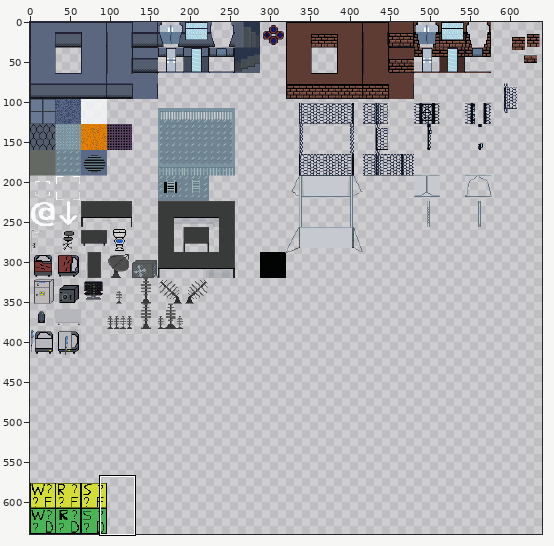
Sprite sheet: NamelessRogue/Content/Sprites/tileset2.png. The picture above shows the old version from afar; the outline marks the close-up.
Close-up. Before:
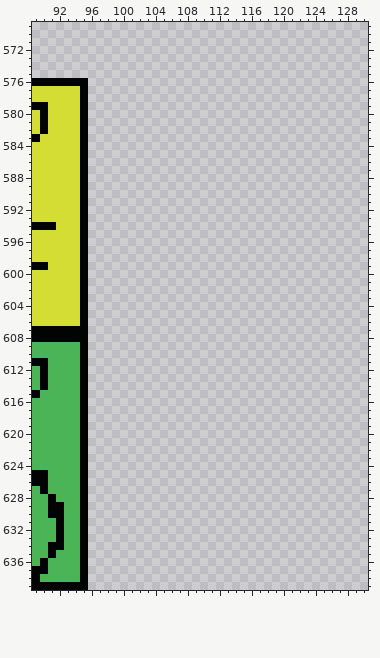
The file is 640x640 pixels. Pixels under 10% opacity are left out. Colours within 5 levels of each other are drawn and written as one. Shown: x 89..130, y 569..639.
New version:
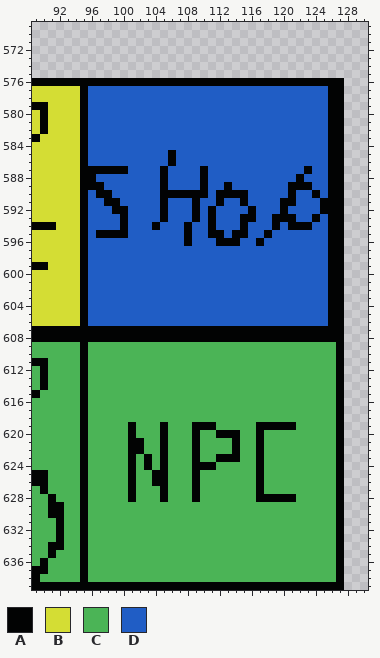
Palette (. is transparent): A #020303  B #d4dd34  C #4bb456  D #205dc5
Difference:
Colour A is added in row 576 at x 96 to 127; in rows 577 to 584 at x 126 to 127; in rows 585 to 586 at x 106 and 126 to 127; in row 587 at x 96 to 100, 105, 110, 123 and 126 to 127; in row 588 at x 96, 105, 110, 122 and 126 to 127; in row 589 at x 96 to 97, 105, 110, 113, 121 to 123 and 126 to 127.
Colour A is added in row 590 at x 97 to 98, 105 to 110, 112 to 115, 121, 124 and 126 to 127; in row 591 at x 98 to 99, 105, 109, 112, 115, 120 to 121 and 125 to 127; in row 592 at x 99 to 100, 105, 109, 111, 116, 120 and 125 to 127; in row 593 at x 100, 105, 109, 111, 115 to 116, 119 to 121, 124 and 126 to 127; in row 594 at x 100, 104, 108, 111, 115, 119, 121 to 123 and 126 to 127; in row 595 at x 97 to 100, 108, 111 to 112, 114 to 115, 118 and 126 to 127.
Colour A is added in row 596 at x 108, 112 to 114, 117 and 126 to 127; in rows 597 to 606 at x 126 to 127; in rows 607 to 608 at x 96 to 127; in rows 609 to 618 at x 127; in row 619 at x 101, 105, 109 to 111, 117 to 121 and 127; in row 620 at x 101, 105, 109, 112 to 114, 117 and 127.
Colour A is added in rows 621 to 622 at x 101 to 102, 105, 109, 114, 117 and 127; in row 623 at x 101, 103, 105, 109, 112 to 114, 117 and 127; in row 624 at x 101, 103, 105, 109 to 111, 117 and 127; in rows 625 to 626 at x 101, 104 to 105, 109, 117 and 127; in row 627 at x 101, 105, 109, 117 and 127; in row 628 at x 101, 105, 109, 117 to 121 and 127.
Colour A is added in rows 629 to 638 at x 127; in row 639 at x 96 to 127.
Colour C is added in rows 609 to 618 at x 96 to 126; in row 619 at x 96 to 100, 102 to 104, 106 to 108, 112 to 116 and 122 to 126; in row 620 at x 96 to 100, 102 to 104, 106 to 108, 110 to 111, 115 to 116 and 118 to 126; in rows 621 to 622 at x 96 to 100, 103 to 104, 106 to 108, 110 to 113, 115 to 116 and 118 to 126; in row 623 at x 96 to 100, 102, 104, 106 to 108, 110 to 111, 115 to 116 and 118 to 126; in row 624 at x 96 to 100, 102, 104, 106 to 108, 112 to 116 and 118 to 126.
Colour C is added in rows 625 to 626 at x 96 to 100, 102 to 103, 106 to 108, 110 to 116 and 118 to 126; in row 627 at x 96 to 100, 102 to 104, 106 to 108, 110 to 116 and 118 to 126; in row 628 at x 96 to 100, 102 to 104, 106 to 108, 110 to 116 and 122 to 126; in rows 629 to 638 at x 96 to 126.
Colour D is added in rows 577 to 584 at x 96 to 125; in rows 585 to 586 at x 96 to 105 and 107 to 125; in row 587 at x 101 to 104, 106 to 109, 111 to 122 and 124 to 125; in row 588 at x 97 to 104, 106 to 109, 111 to 121 and 123 to 125; in row 589 at x 98 to 104, 106 to 109, 111 to 112, 114 to 120 and 124 to 125; in row 590 at x 96, 99 to 104, 111, 116 to 120, 122 to 123 and 125.
Colour D is added in row 591 at x 96 to 97, 100 to 104, 106 to 108, 110 to 111, 113 to 114, 116 to 119 and 122 to 124; in row 592 at x 96 to 98, 101 to 104, 106 to 108, 110, 112 to 115, 117 to 119 and 121 to 124; in row 593 at x 96 to 99, 101 to 104, 106 to 108, 110, 112 to 114, 117 to 118, 122 to 123 and 125; in row 594 at x 96 to 99, 101 to 103, 105 to 107, 109 to 110, 112 to 114, 116 to 118, 120 and 124 to 125; in row 595 at x 96, 101 to 107, 109 to 110, 113, 116 to 117 and 119 to 125; in row 596 at x 96 to 107, 109 to 111, 115 to 116 and 118 to 125.
Colour D is added in rows 597 to 606 at x 96 to 125.
Where, in picture pixels (left, top, right, bottom), the same in both close-ups:
added: (88, 78, 344, 590)
